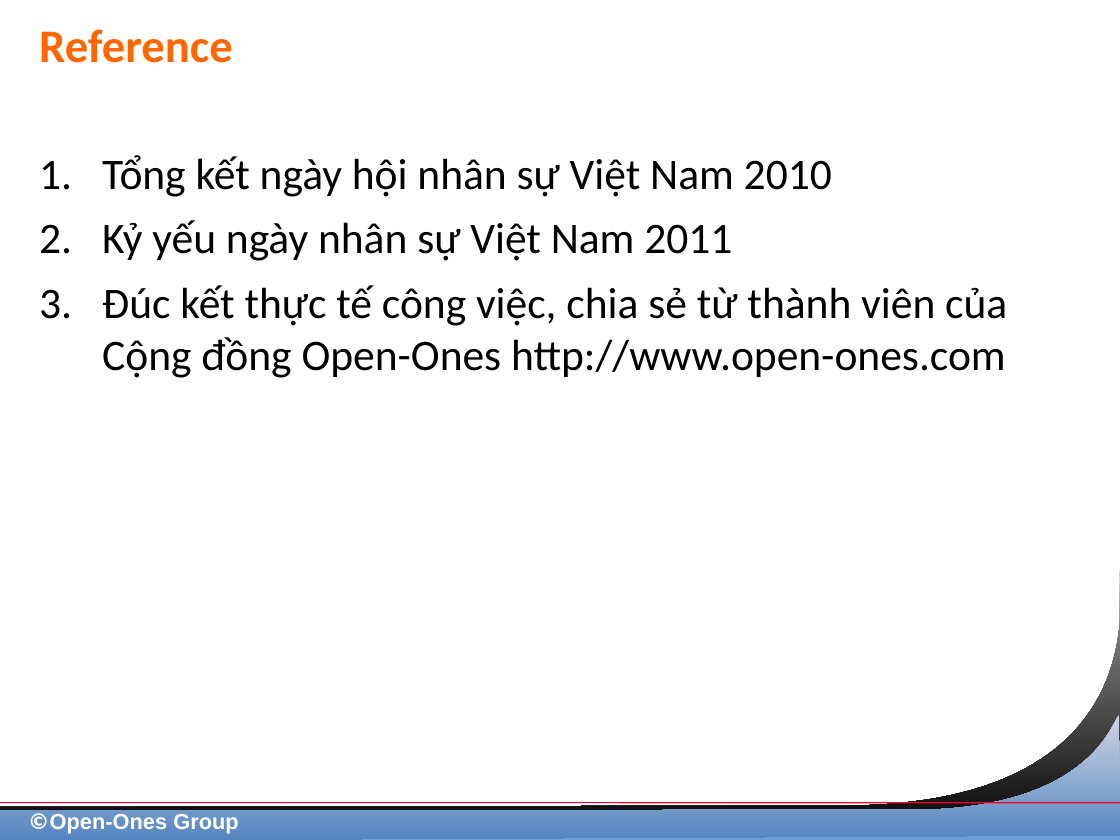
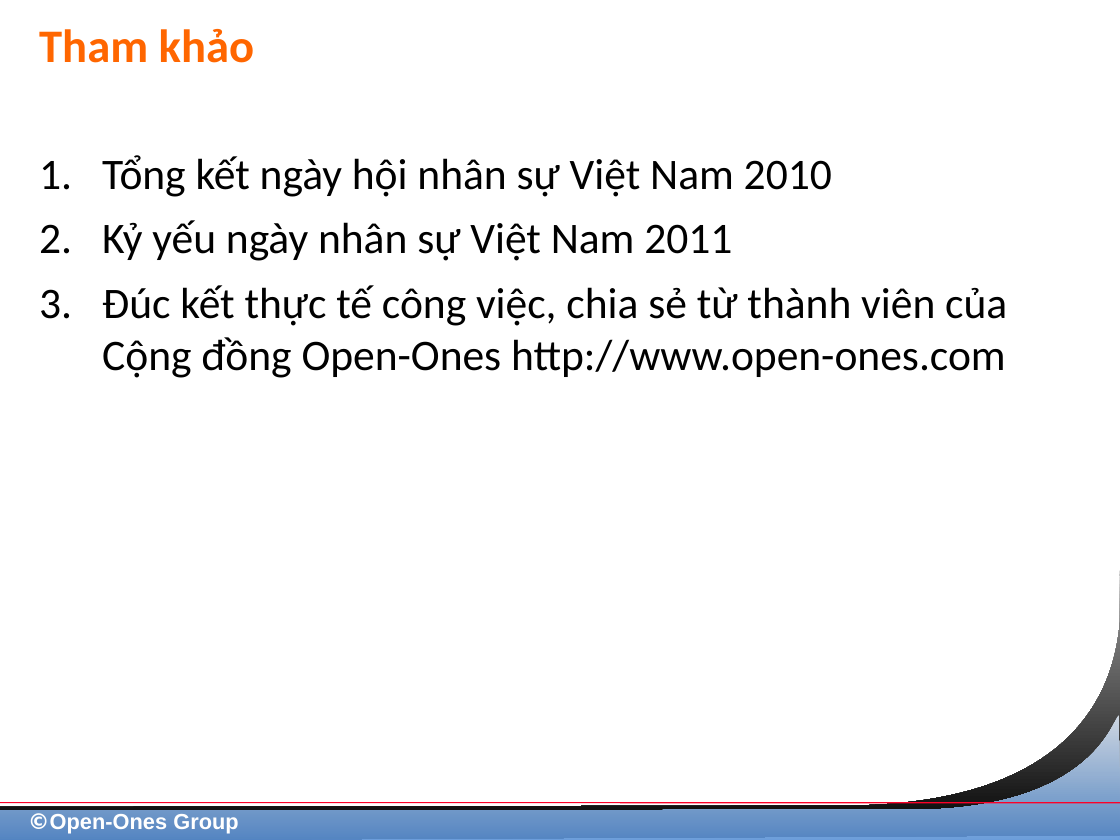
Before and after one commit to shindo59/open-ones, a slide deck: slide 16 of trunk/Training Curriculum/Seminar/Seminar_Những kỹ năng cần thiết cho kỹ sư CNTT khi ra trường.odp. Drawn at 1120x840 pixels with LibreOffice and Linux fonts; fonts in the diff are those of the drawing; background and template pictures are left out. Boxes give left, top, right and bottom in pixels: in the first picture for what was removed or moved away, otherwise in the second. Text is boxed around its words. In the diff, an @@ line names an element or a change of style, - is before the commit and + after.

Commit message:
Update color in "Tam giac nang luc". Referrence => Tham khảo

```diff
--- a/trunk/Training Curriculum/Seminar/Seminar_Những kỹ năng cần thiết cho kỹ sư CNTT khi ra trường.odp
+++ b/trunk/Training Curriculum/Seminar/Seminar_Những kỹ năng cần thiết cho kỹ sư CNTT khi ra trường.odp
@@ title at (39,29,254,63): text changed @@
-Reference
+Tham khảo
```
Also in this commit, not shown: 1 other slide changed.
